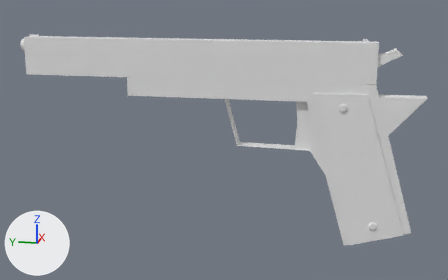
The Blender file 1911_pistol.blend, before and after one commit.
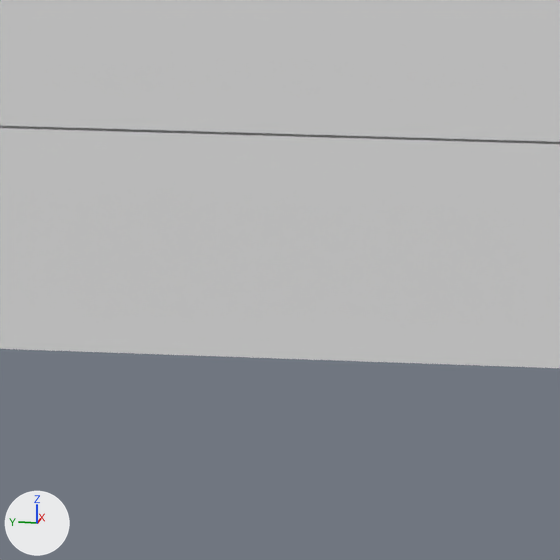
The first picture shows the older version from a 50 mm lens placed at (-0.559, 0.014, 0.158), pointed at (0.001, 0.126, 0.018). The close-ups show both versions on the part from 55% to 65% of the width and 25% to 42% of the height of that picture; other places that the commit changed are outside them. The lights are fixed; the arrows at lower left show +X, +Y and +Z.

Names of what the first close-up shows: 'lower receiver', 'slide (long)'.
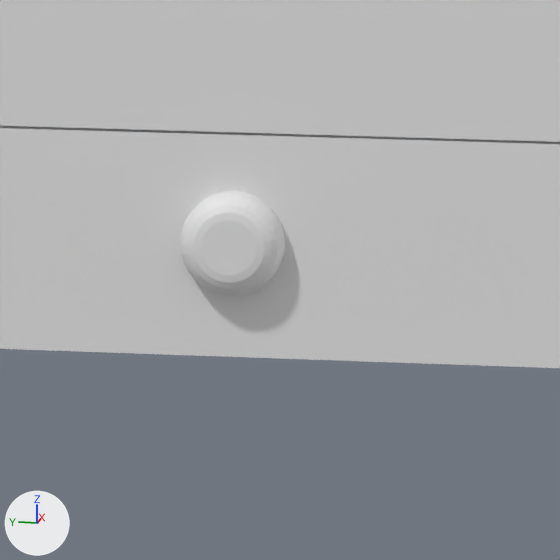
Boxes [x1, y1, x2, y2] around the edits, measured in the close-ups (560 x 560 px):
'large bolt.3', added
    after: [180, 191, 285, 296]

Diff of the bpy script that builds the scene:
```diff
--- a/1911_pistol.blend.py
+++ b/1911_pistol.blend.py
@@ ob_large_bolt_3 @@
+ob_large_bolt_3 = bpy.data.objects.new('large bolt.3', me_cylinder_002.copy())  # the mesh of ob_bolt_001
+ob_large_bolt_3.location = (0.0, 0.08617, 0.06754)
+ob_large_bolt_3.rotation_euler = (0.0, 1.571, 0.0)  # degrees (0, 90, 0)
+ob_large_bolt_3.scale = (1.0, 1.0, 1.05)
```
